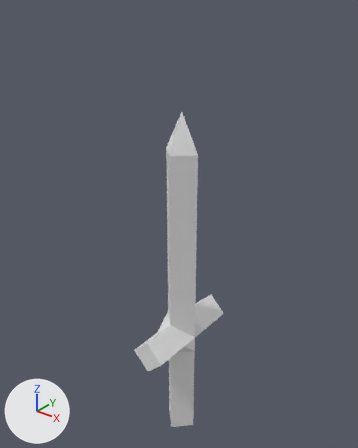
What one commit did to the Blender file Assets/Items/Weapons/Sword/sword_basic.blend.
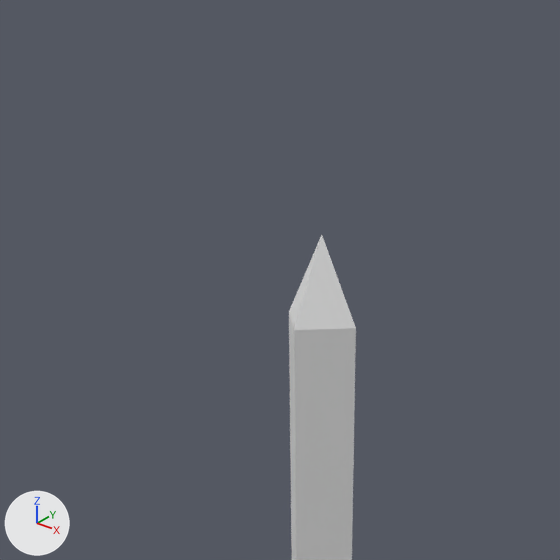
There are two pictures of each version: one whole from a 50 mm lens placed at (0.441, -0.558, 0.684), pointed at (-0.018, 0.016, 0.329), one close up on the part from 8% to 82% of the width and 0% to 59% of the height. The lights are fixed; the arrows at lower left show +X, +Y and +Z.
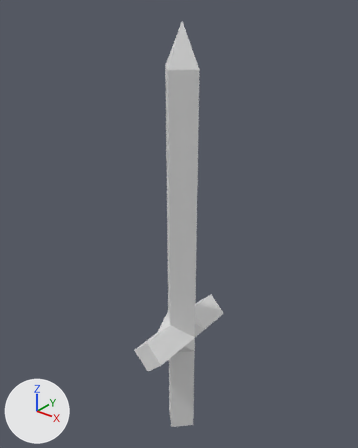
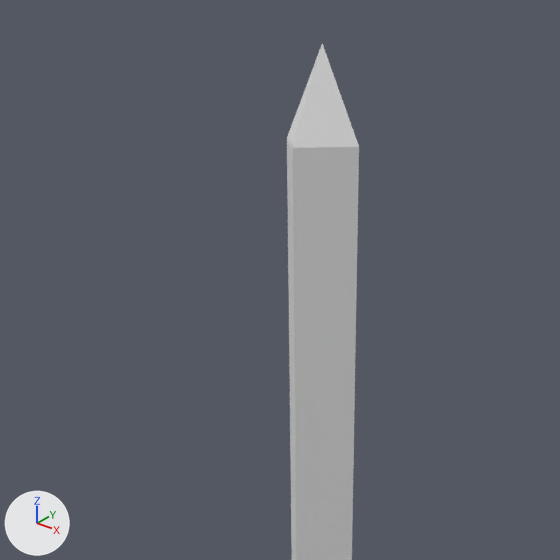
Where the change shows, as pixel boxes [x1, y1, x2, y2] in the close-ups (560 x 560 px):
```json
{"object": "Cube", "change": "reshaped", "before": [289, 235, 356, 560], "after": [287, 43, 359, 560]}
{"part": 1, "of": "me_cube_001", "change": "built on", "before": [289, 235, 356, 330], "after": [287, 43, 359, 330]}
```

Scene script edits in JSON lines:
```json
{"block": "me_cube_001", "where": "me_cube_001.from_pydata(...)  # 55 vertices, 57 faces; spans x -0.03..0.03, y -0.09..0.09, z -0.12..0.48"}
{"block": "me_cube_001", "where": "# used by ob_cube; location = (0.0, 0.0, 0.04)"}
{"block": "me_cube_001", "where": "# verts and faces of me_cube_001; kept vertices keep their numbers, new ones are numbered from 55"}
{"block": "me_cube_001", "where": "# before: 9 (0.0, -0.03, 0.42) at pixel (294, 330), 14 (0.0, 0.0, 0.48) at pixel (321, 234), 15 (0.0, 0.03, 0.42), 34 (0.03, 0.0, 0.42) at pixel (355, 328), 42 (-0.03, 0.0, 0.42) at pixel (288, 311)"}
{"block": "me_cube_001", "change": "me_cube_001 part 1"}
{"op": "add", "block": "me_cube_001", "code": "delete_faces([(14, 34, 15), (9, 14, 15, 42), (9, 34, 14)])"}
{"op": "add", "block": "me_cube_001", "code": "verts[14] = (0.0, 0.0, 0.6)  # moved, pixel (322, 42)"}
{"op": "add", "block": "me_cube_001", "code": "for new, old in zip([*range(55, 59)], [9, 15, 34, 42]): verts[new] = verts[old] + (0.0, 0.0, 0.06)"}
{"op": "add", "block": "me_cube_001", "code": "for new, old in zip([*range(59, 63)], [*range(55, 59)]): verts[new] = verts[old] + (0.0, 0.0, 0.06)"}
{"op": "add", "block": "me_cube_001", "code": "faces += [(55, 57, 61, 59), (14, 61, 60), (56, 58, 62, 60), (14, 60, 62, 59), (55, 59, 62, 58), (56, 60, 61, 57)]"}
{"op": "add", "block": "me_cube_001", "code": "faces += [(14, 59, 61), (15, 56, 57, 34), (9, 55, 58, 42), (15, 42, 58, 56), (9, 34, 57, 55)]"}
```
